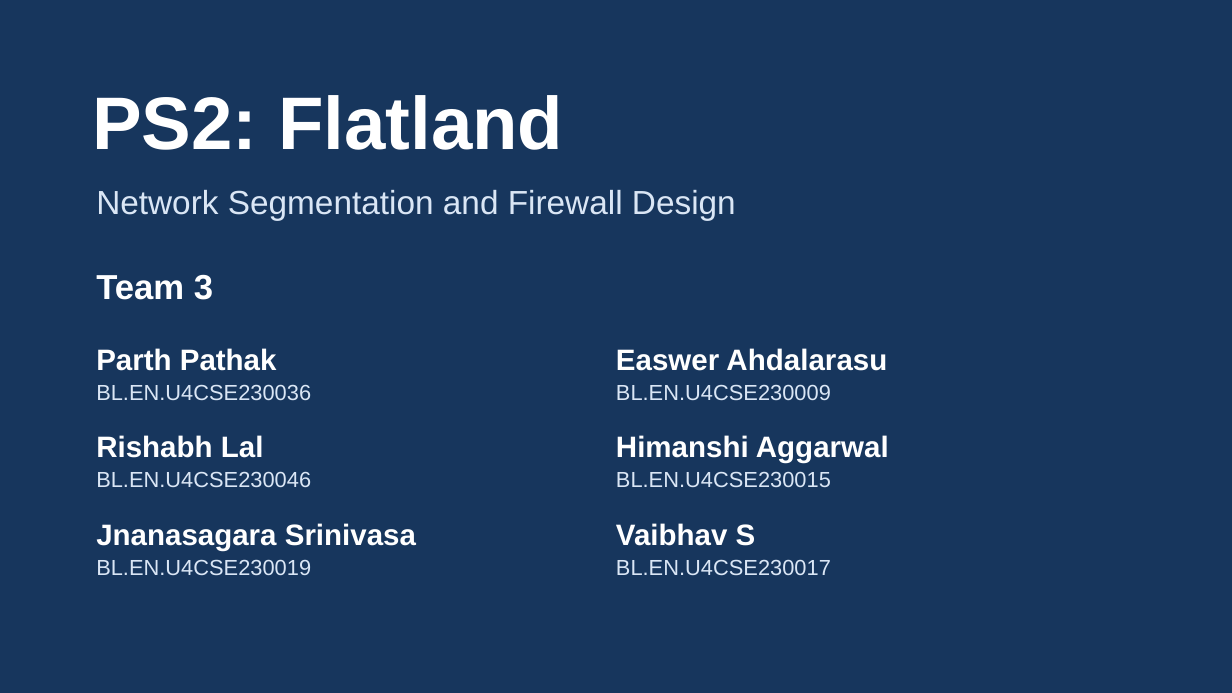
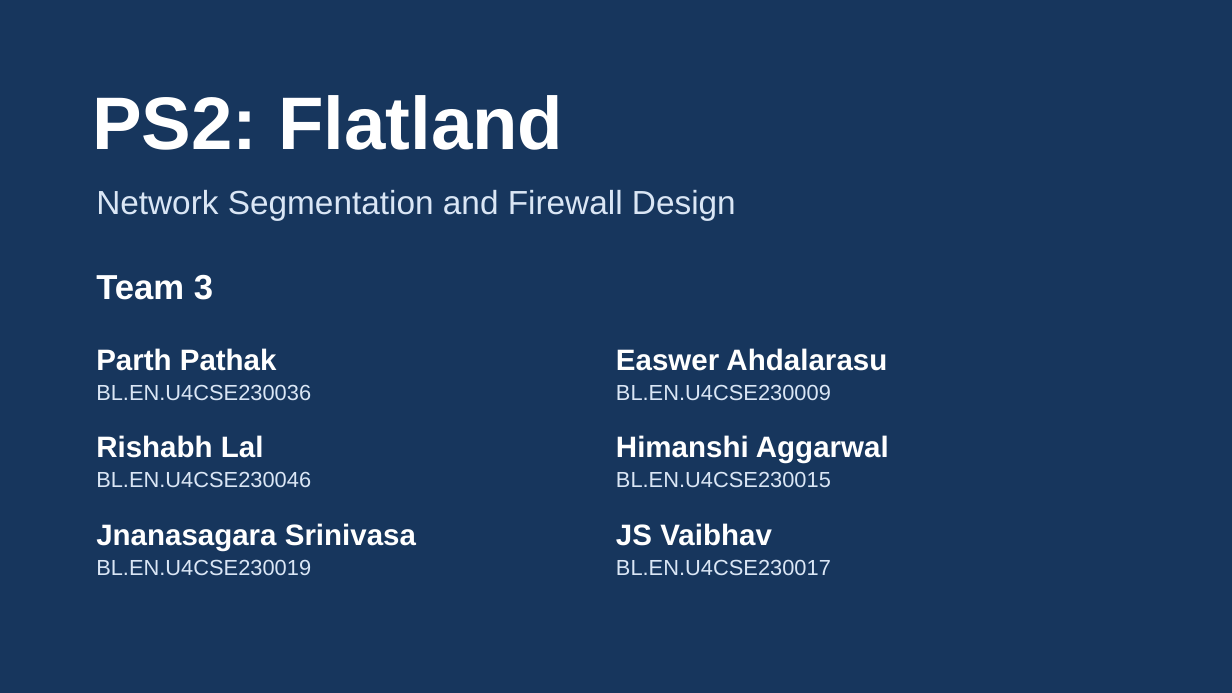
Before and after one commit to Rishblol/flatland-secure-networks, a slide deck: slide 1 of Flatland - Team 3 - PS2.pptx. Drawn at 1232x693 pixels with LibreOffice and Linux fonts; fonts in the diff are those of the drawing. Boxes give left, top, right and bottom in pixels: in the first picture for what was removed or moved away, otherwise in the second. Text is boxed around its words. In the diff, an @@ line names an element or a change of style, - is before the commit and + after.

Commit message:
ppt

```diff
--- a/Flatland - Team 3 - PS2.pptx
+++ b/Flatland - Team 3 - PS2.pptx
@@ text at bbox=[616, 523, 772, 546]: text changed @@
-Vaibhav S
+JS Vaibhav
```
